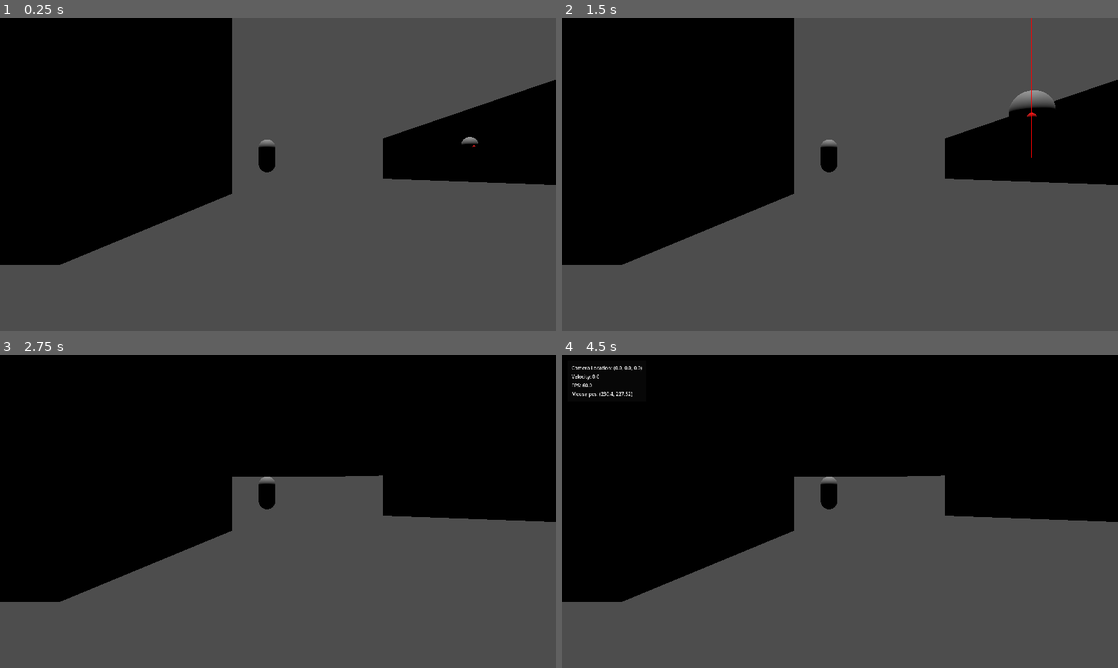
Above: before the commit, frames 1-4 (two rows, left to right).
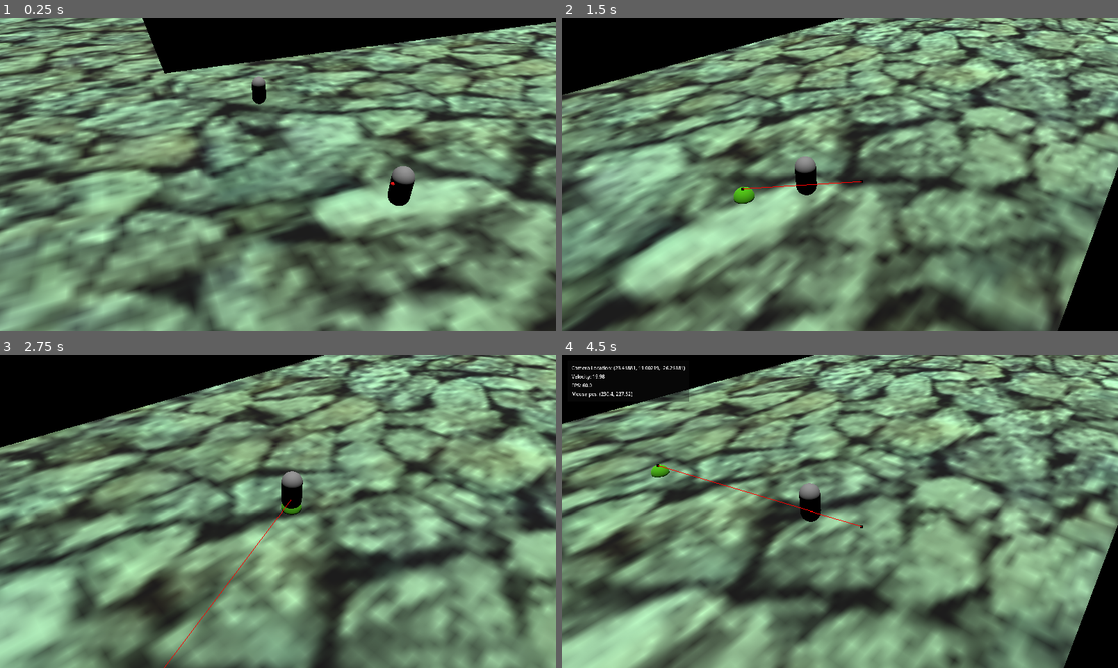
Above: after the commit, the same moments.

Repository: OLIWAPUNK/WSKAZEM
Game: Godot game, scene res://Scenes/GameWorld/World.tscn
The game is run twice, just before and just after one commit, with the same random seed, the same clock (stepped at 60 frames per second) and the same inputs.
Inputs (mouse positions are in pixels of both pictures, inside the frame that each line leads up to):
- Up to frame 1 (0.25 s): no input
- Up to frame 2 (1.5 s): move the mouse to (962, 158) at 0.52 s; click (962, 158) at 0.6 s; move the mouse to (728, 190) at 1.27 s; click (728, 190) at 1.35 s
- Up to frame 3 (2.75 s): move the mouse to (333, 442) at 2.02 s; click (333, 442) at 2.1 s
- Up to frame 4 (4.5 s): move the mouse to (812, 574) at 2.77 s; click (812, 574) at 2.85 s; move the mouse to (1006, 558) at 3.52 s; click (1006, 558) at 3.6 s; tap F1 (debug) at 4.15 s; move the mouse to (673, 464) at 4.27 s; click (673, 464) at 4.35 s

The runs differ from the first frame. In frame 1, 87% of the frame differs, in the area x 0-100%, y 0-100%; in frame 2, 81%; in frame 3, 85%; in frame 4, 88%.
Error before the commit: Invalid access to property or key 'global_position' on a base object of type 'Nil'. (res://Scripts/Camera/CameraMovement.gd:34)

Commit message:
Continue working on cutscenes + cleanup

Diff:
--- /dev/null
+++ b/Scenes/GameWorld/Cutscenes/CutsceneManager.tscn
@@ -0,0 +1,6 @@
+[gd_scene format=3 uid="uid://cnyj3mq4insm"]
+
+[ext_resource type="Script" uid="uid://cp2geel4ejqac" path="res://Scripts/Cutscenes/CutsceneManager.gd" id="1_x2bui"]
+
+[node name="CutsceneManager" type="Node" unique_id=832502623]
+script = ExtResource("1_x2bui")
--- a/Scenes/GameWorld/Town.tscn
+++ b/Scenes/GameWorld/Town.tscn
@@ -1,12 +1,22 @@
 [gd_scene format=3 uid="uid://p6rboyogdta8"]
 
 [ext_resource type="Texture2D" uid="uid://dksk2q4jhnuhj" path="res://Textures/gravel.jpg" id="1_hb5n5"]
-[ext_resource type="PackedScene" uid="uid://joeq4i5wbptx" path="res://Scenes/GameWorld/Cutscene.tscn" id="1_j5t86"]
+[ext_resource type="PackedScene" uid="uid://joeq4i5wbptx" path="res://Scenes/GameWorld/Cutscenes/Cutscene.tscn" id="1_j5t86"]
+[ext_resource type="PackedScene" uid="uid://cnyj3mq4insm" path="res://Scenes/GameWorld/Cutscenes/CutsceneManager.tscn" id="1_owgbo"]
 [ext_resource type="Script" uid="uid://bsgu6eduntlso" path="res://Scripts/Camera/CameraManager.gd" id="2_snv7e"]
 [ext_resource type="Material" uid="uid://dsg24cf2tky7q" path="res://Materials/TestTexture.tres" id="2_x6bik"]
-[ext_resource type="PackedScene" uid="uid://dlepneomk2mjd" path="res://Scenes/GameWorld/CameraZone.tscn" id="3_dq28l"]
+[ext_resource type="PackedScene" uid="uid://dlepneomk2mjd" path="res://Scenes/GameWorld/Camera/CameraZone.tscn" id="3_dq28l"]
 [ext_resource type="Script" uid="uid://bw67bkw8ycju0" path="res://Scripts/Camera/CameraMovement.gd" id="3_owgbo"]
 [ext_resource type="Script" uid="uid://bk4qdfln5185h" path="res://Scripts/Camera/CameraZoneManager.gd" id="4_mvt64"]
+
+[sub_resource type="Animation" id="Animation_owgbo"]
+resource_name = "test"
+length = 5.0
+
+[sub_resource type="AnimationLibrary" id="AnimationLibrary_mvt64"]
+_data = {
+&"test": SubResource("Animation_owgbo")
+}
 
 [sub_resource type="BoxShape3D" id="BoxShape3D_snv7e"]
 size = Vector3(85.76416, 13.033325, 20.115356)
@@ -28,6 +38,15 @@
 }
 point_count = 1
 
+[sub_resource type="StandardMaterial3D" id="StandardMaterial3D_45d1s"]
+albedo_color = Color(1, 0, 0, 1)
+emission_enabled = true
+emission = Color(1, 0, 0, 1)
+emission_energy_multiplier = 4.67
+
+[sub_resource type="SphereMesh" id="SphereMesh_owgbo"]
+material = SubResource("StandardMaterial3D_45d1s")
+
 [sub_resource type="NavigationMesh" id="NavigationMesh_2ke5o"]
 vertices = PackedVector3Array(-99.5, 0.49782372, -77, -88.25, 0.49782372, -76.75, -88, 0.49782372, -78.5, -99.5, 0.4978 …(3419 unchanged characters)…
 polygons = [PackedInt32Array(1, 0, 2), PackedInt32Array(2, 0, 3), PackedInt32Array(4, 2, 5), PackedInt32Array(5, 2, 3), …(3564 unchanged characters)…
@@ -86,8 +105,14 @@
 
 [node name="Town" type="Node" unique_id=511812993]
 
-[node name="Cutscene" parent="." unique_id=1710404898 node_paths=PackedStringArray("camera_zone") instance=ExtResource("1_j5t86")]
-camera_zone = NodePath("../CameraNode/CameraZoneManager/CameraZone4")
+[node name="CutsceneManager" parent="." unique_id=832502623 instance=ExtResource("1_owgbo")]
+
+[node name="Cutscene" parent="CutsceneManager" unique_id=1710404898 node_paths=PackedStringArray("camera_zone", "follow_target") instance=ExtResource("1_j5t86")]
+root_node = NodePath("../..")
+libraries/ = SubResource("AnimationLibrary_mvt64")
+cutscene_identifier = "main1"
+camera_zone = NodePath("../../CameraNode/CameraZoneManager/CameraZone4")
+follow_target = NodePath("../../DEBUGBITCH")
 
 [node name="CameraNode" type="Node" parent="." unique_id=569391878]
 unique_name_in_owner = true
@@ -152,9 +177,18 @@
 
 [node name="CameraZone4" parent="CameraNode/CameraZoneManager" unique_id=12053910 instance=ExtResource("3_dq28l")]
 transform = Transform3D(1, 0, 0, 0, 1, 0, 0, 0, 1, 26.052147, 0, 52.559307)
+camera_type = 1
+
+[node name="LockedView" parent="CameraNode/CameraZoneManager/CameraZone4" index="2" unique_id=1589498262]
+transform = Transform3D(-0.66597277, -0.2170562, 0.7136994, 1.4901161e-08, 0.9567324, 0.2909694, -0.745976, 0.19377771, -0.6371578, 0, 10.468264, 0)
 
 [node name="DirectionalLight" type="DirectionalLight3D" parent="." unique_id=1612047031]
 transform = Transform3D(1, 0, 0, 0, 1.1924881e-08, 1, 0, -1, 1.1924881e-08, 0, 13.88743, 0)
+
+[node name="DEBUGBITCH" type="MeshInstance3D" parent="." unique_id=117437976]
+transform = Transform3D(1, 0, 0, 0, 1, 0, 0, 0, 1, 20.034897, 16.602757, 76.81679)
+mesh = SubResource("SphereMesh_owgbo")
+skeleton = NodePath("../NavigationRegion3D")
 
 [node name="NavigationRegion3D" type="NavigationRegion3D" parent="." unique_id=2059460955]
 navigation_mesh = SubResource("NavigationMesh_2ke5o")
--- a/Scripts/Camera/CameraManager.gd
+++ b/Scripts/Camera/CameraManager.gd
@@ -16,6 +16,7 @@
 func _ready() -> void:
 	assert(zone_manager, "Not found")
 	assert(default_follow_target, "Not set")
+	follow_target = default_follow_target
 
 	if default_camera_zone == null:
 		default_camera_zone = zone_manager.get_children()[0] as CameraZone
--- a/Scripts/Camera/CameraMovement.gd
+++ b/Scripts/Camera/CameraMovement.gd
@@ -73,4 +73,5 @@
 		else:
 			camera_smoothing = smooth_out
 
+	print_debug("Switching camera zone to: " + new_zone.name)
 	current_zone = new_zone
--- a/Scripts/Cutscenes/Cutscene.gd
+++ b/Scripts/Cutscenes/Cutscene.gd
@@ -3,26 +3,36 @@
 
 @onready var camera_manager: CameraManager = %CameraNode/CameraManager
 
+@export var cutscene_identifier: String
 ## Camera zone to use during the cutscene. If set, the camera zone will have its collisions disabled.
 @export var camera_zone: CameraZone
 @export var follow_target: Node3D
 @export var disable_player_controls: bool = true
 
 func _ready() -> void:
+
+	assert(cutscene_identifier != null and cutscene_identifier != "", "Cutscene identifier must be set")
+
 	if camera_zone:
 		camera_zone.disable_collisions()
+
+func play_cutscene() -> Signal:
+
+	Global.player_controls_disabled = disable_player_controls
+
+	if camera_zone:
 		if follow_target:
 			camera_manager.set_temporary_follow_target(follow_target)
+		camera_zone.zone_entered.emit(camera_zone)
 
-func play_cutscene() -> Signal:
-	Global.player_controls_disabled = disable_player_controls
-	if camera_zone:
-		camera_zone.zone_entered.emit(camera_zone)
 	animation_finished.connect(_on_animation_finished)
-	play()
+	var anim_name = get_animation_list()[0]
+	print_debug("Playing cutscene: " + cutscene_identifier + ", animation: " + anim_name)
+	play(anim_name)
 	return animation_finished
 
-func _on_animation_finished() -> void:
+func _on_animation_finished(_anim_name: String) -> void:
+	print_debug("Cutscene finished: " + cutscene_identifier)
 	Global.player_controls_disabled = false
 	if camera_zone:
 		camera_zone.zone_exited.emit(camera_zone)
--- a/Scripts/Cutscenes/CutsceneManager.gd
+++ b/Scripts/Cutscenes/CutsceneManager.gd
@@ -1,11 +1,16 @@
 class_name CutsceneManager
 extends Node
 
-@export var cutscenes: Dictionary[String, Cutscene] = {}
+var cutscenes: Dictionary[String, Cutscene] = {}
 
 func _ready() -> void:
 	Global.cutscene_manager = self
 
+	for child in get_children():
+		if child is Cutscene:
+			var cutscene = child as Cutscene
+			cutscenes[cutscene.cutscene_identifier] = cutscene
+
 func play_cutscene(cutscene_name: String) -> Signal:
 	assert(cutscene_name in cutscenes, "Cutscene not found: " + cutscene_name)
 	return cutscenes[cutscene_name].play_cutscene()
--- a/Scripts/Navigation/PointerManager.gd
+++ b/Scripts/Navigation/PointerManager.gd
@@ -41,6 +41,7 @@
 		navigation_manager.navigation_agent.target_desired_distance = desired_interspace
 		navigation_manager.go_to_point(object.parent.global_position)
 
+	await Global.cutscene_manager.play_cutscene("main1")
 	gesture_manager.start_talking_with(object)
 
 
--- a/Scripts/Traits/Clickable.gd
+++ b/Scripts/Traits/Clickable.gd
@@ -39,8 +39,8 @@
 
 func tell(message: Array[GestureData]) -> void:
 
-	var mes = ""
-	for m in message:
-		mes += " " + m.name
+	var mes = " ".join(message.map(func(gesture_data: GestureData) -> String:
+		return gesture_data.name
+	))
 
-	print(self, " OTRZYAMLEM [", mes, " ]")
+	print(self, " OTRZYAMLEM [ ", mes, " ]")
--- a/Scripts/main.gd
+++ b/Scripts/main.gd
@@ -18,11 +18,3 @@
 
 	debug.add_debug_property("FPS", Engine.get_frames_per_second(), 60)
 	debug.add_debug_property("Mouse pos", get_viewport().get_mouse_position(), 1)
-
-static func go_to_scene(path : String) -> void:
-
-	map_manager.go_to_scene(path)
-
-static func play_cutscene(cutscene_name: String) -> Signal:
-
-	return cutscene_manager.play_cutscene(cutscene_name)
Renamed: Scenes/GameWorld/CameraNode.tscn -> Scenes/GameWorld/Camera/CameraNode.tscn
Renamed: Scenes/GameWorld/CameraZone.tscn -> Scenes/GameWorld/Camera/CameraZone.tscn
Renamed: Scenes/GameWorld/Cutscene.tscn -> Scenes/GameWorld/Cutscenes/Cutscene.tscn
